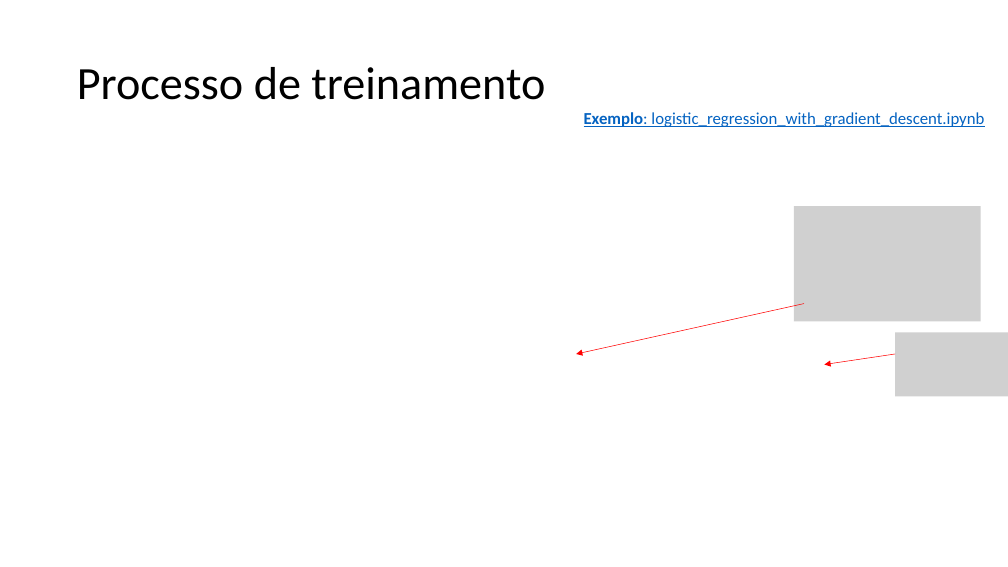
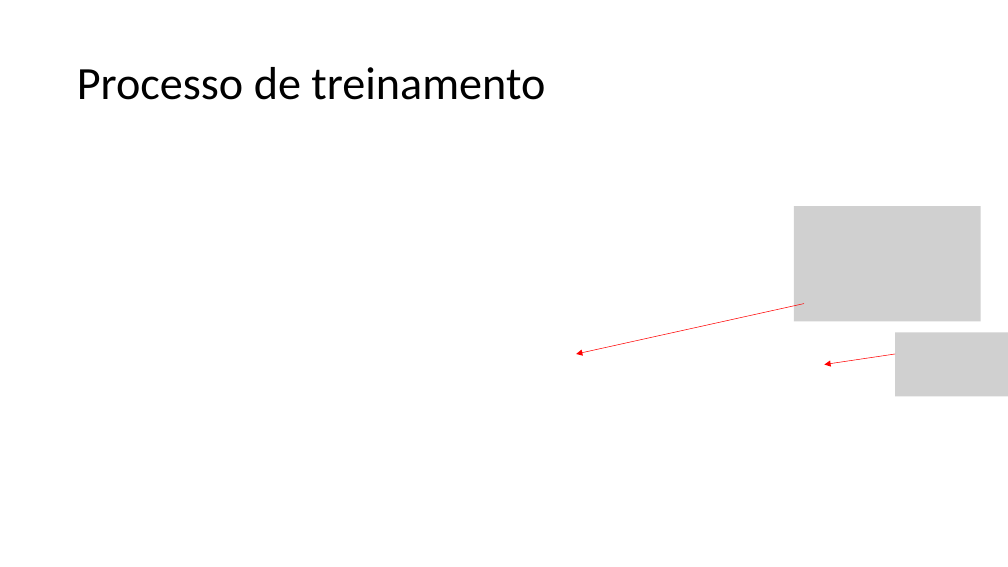
Before and after one commit to zz4fap/t320_aprendizado_de_maquina, a slide deck: slide 11 of slides/T320_Classificação (Parte III).pptx. Drawn at 1008x567 pixels with LibreOffice and Linux fonts; fonts in the diff are those of the drawing; grey boxes stand for pictures. Boxes give left, top, right and bottom in pixels: in the first picture for what was removed or moved away, otherwise in the second. Text is boxed around its words. In the diff, an @@ line names an element or a change of style, - is before the commit and + after.

```diff
--- a/slides/T320_Classificação (Parte III).pptx
+++ b/slides/T320_Classificação (Parte III).pptx
@@ text removed at (584, 112, 984, 127) @@
-Exemplo: logistic_regression_with_gradient_descent.ipynb
```
Also in this commit, not shown: 1 other slide changed, 1 slide added, 1 slide removed.
